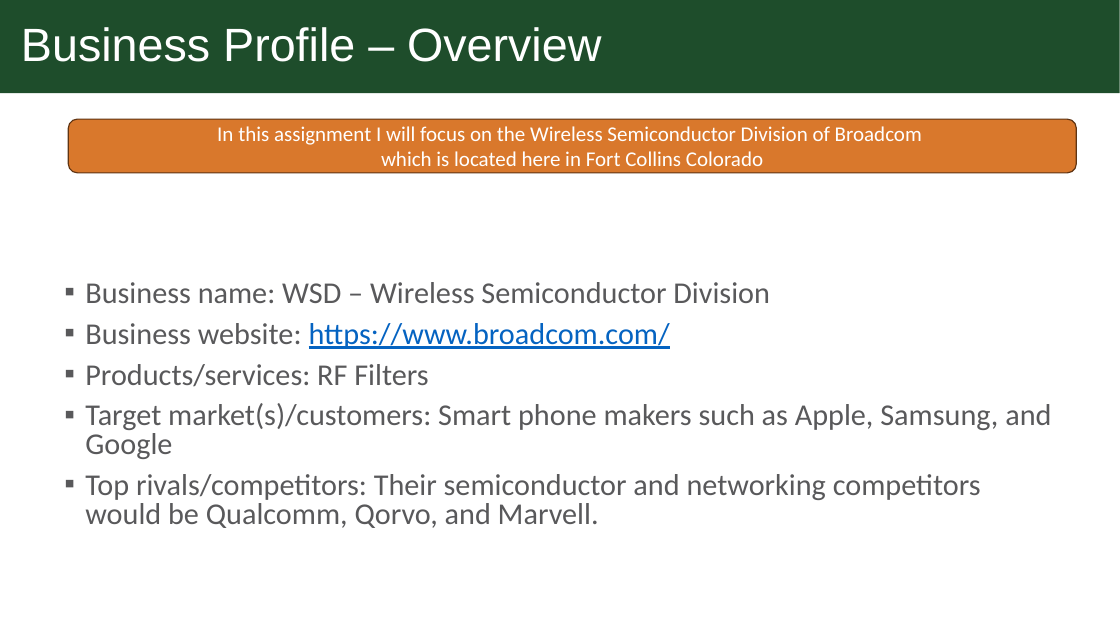
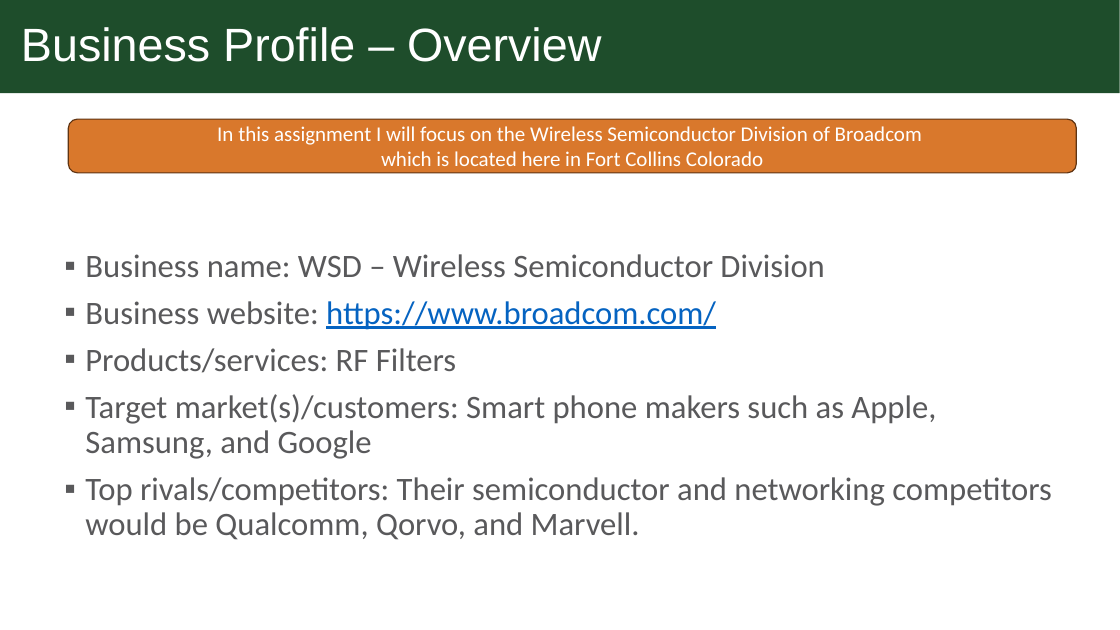
Before and after one commit to engtx/MBA, a slide deck: slide 5 of Classes/BUS 500, Foundations for Business Impact/Week 1/BAVARIAN.CYRUS.BUSINESS_PROFILE_ASSIGNMENT.pptx. Drawn at 1120x630 pixels with LibreOffice and Linux fonts; fonts in the diff are those of the drawing; background and template pictures are left out. Boxes give left, top, right and bottom in pixels: in the first picture for what was removed or moved away, otherwise in the second. Text is boxed around its words. In the diff, an @@ line names an element or a change of style, - is before the commit and + after.

Commit message:
updated Business profile

```diff
--- a/Classes/BUS 500, Foundations for Business Impact/Week 1/BAVARIAN.CYRUS.BUSINESS_PROFILE_ASSIGNMENT.pptx
+++ b/Classes/BUS 500, Foundations for Business Impact/Week 1/BAVARIAN.CYRUS.BUSINESS_PROFILE_ASSIGNMENT.pptx
@@ text "Business name: WSD – Wireless ..." at [85,254,1052,540]: size 25.9 to 28 pt; line spacing 0.8 to 0.9 @@
```
Also in this commit, not shown: 3 other slides changed, 2 slides removed.
